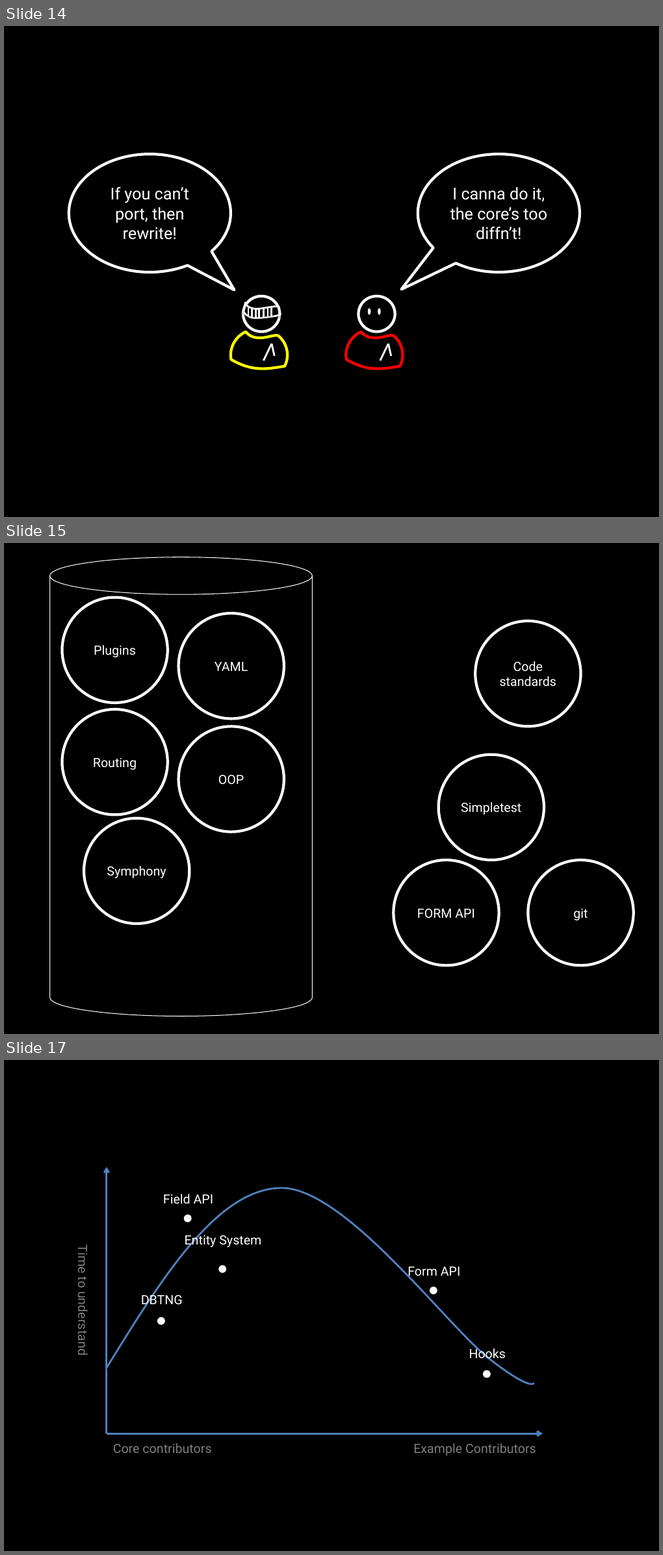
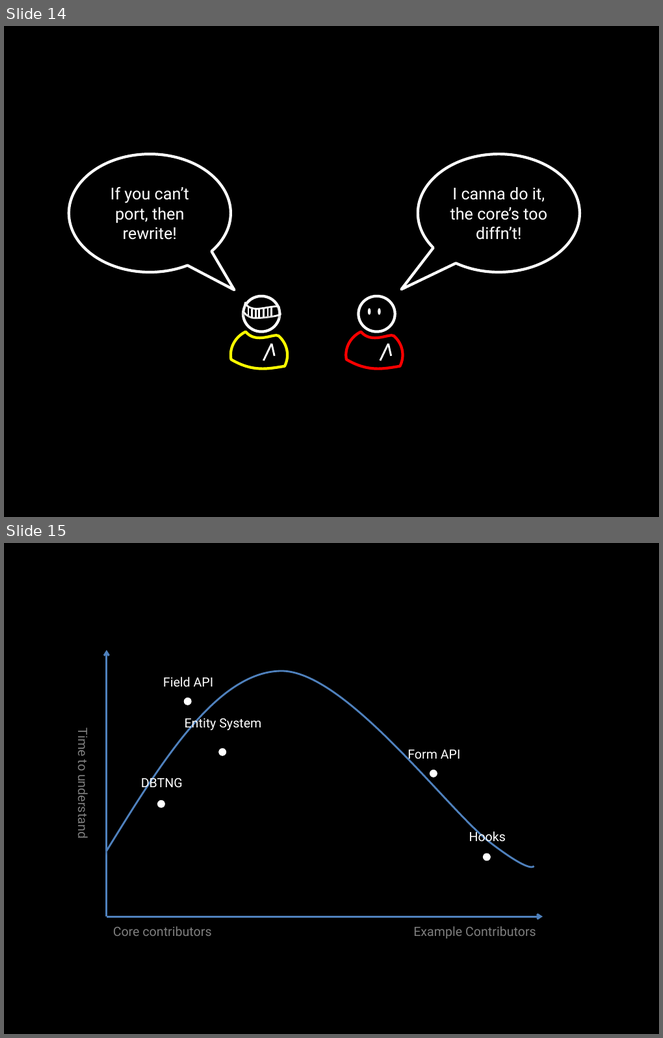
Before and after one commit to socketwench/exampleModuleAintCore, a slide deck: src/exampleModuleAintCore.pptx. Shown one above the other, each under a label of ours: slides 14, 15 and 17 before the commit, slides 14 and 15 after it; the slides between them are not shown. The pictures are 663x1555 and 663x1038 pixels, drawn with LibreOffice and Linux fonts; fonts in the diff are those of the drawing. Boxes give left, top, right and bottom in pixels: in the first picture for what was removed or moved away, otherwise in the second. Text is boxed around its words. In the diff, an @@ line names an element or a change of style, - is before the commit and + after.

```diff
--- a/src/exampleModuleAintCore.pptx
+++ b/src/exampleModuleAintCore.pptx
@@ slide 15 removed at [4,543,659,1034], background #000000 @@
@@ cylinder removed at [50,557,312,1017] @@
@@ ellipse removed at [62,598,168,703] @@
-Plugins
@@ ellipse removed at [178,613,284,719] @@
-YAML
@@ ellipse removed at [475,621,581,726] @@
-Code
-standards
@@ ellipse removed at [62,709,168,815] @@
-Routing
@@ ellipse removed at [178,726,284,832] @@
-OOP
@@ ellipse removed at [438,755,544,860] @@
-Simpletest
@@ ellipse removed at [84,818,189,924] @@
-Symphony
@@ ellipse removed at [394,860,499,965] @@
-FORM API
@@ ellipse removed at [528,860,634,965] @@
-git
@@ what was slide 17 is now slide 15 @@
```
Also in this commit, not shown: 28 slides added, 1 other slide removed, 39 other files.
